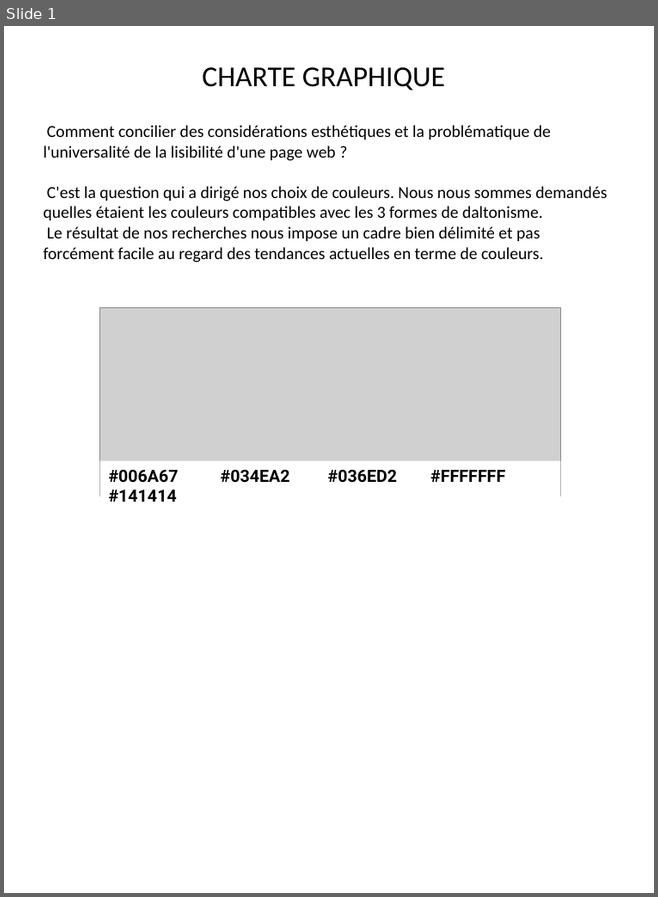
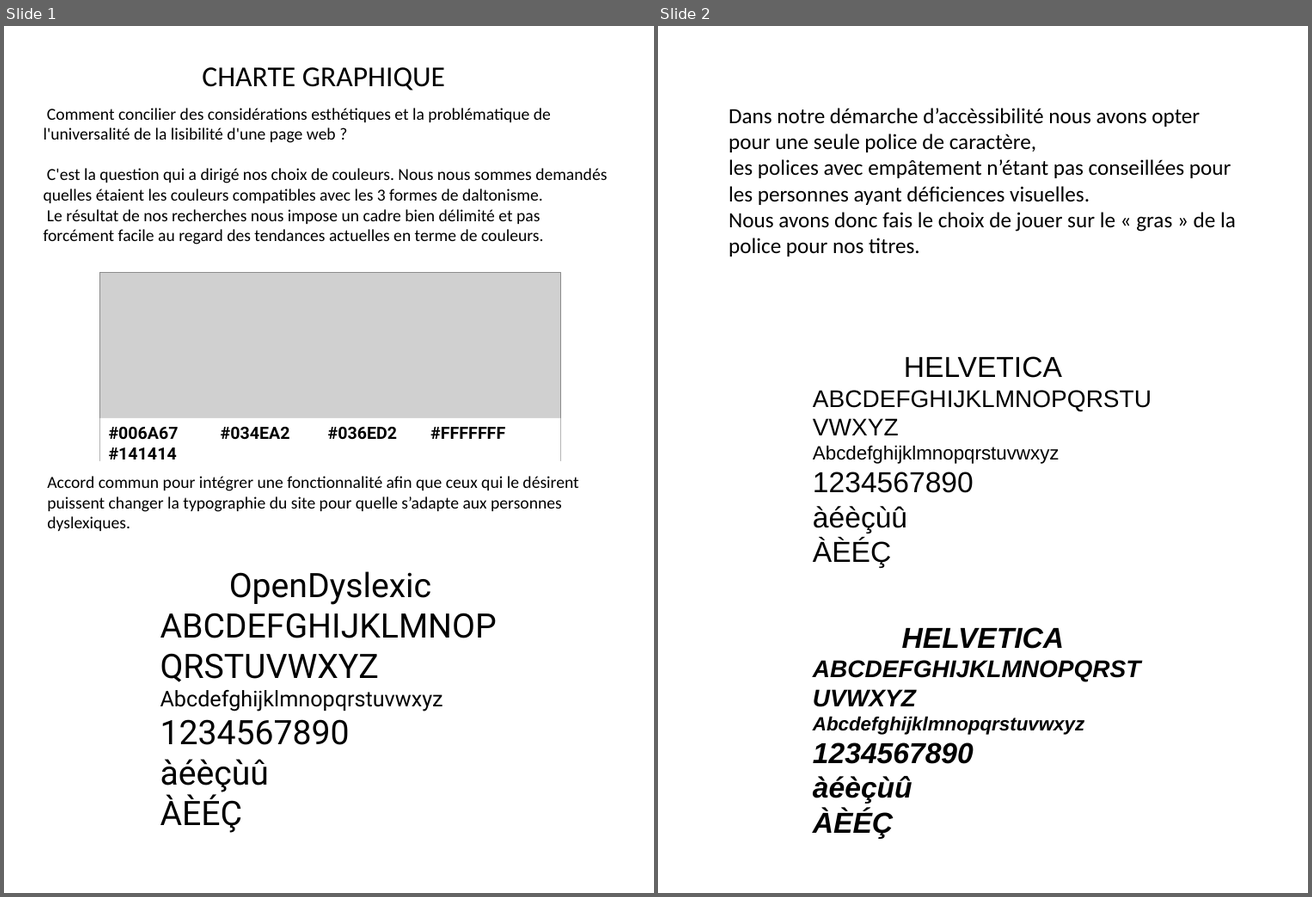
Before and after one commit to Bourg-en-Stress/accessibility, a slide deck: design/grafic-charter/grafic-charter.pptx. Shown side by side, each under a label of ours: slide 1 before the commit, slides 1 and 2 after it. The pictures are 658x897 and 1312x897 pixels, drawn with LibreOffice and Linux fonts; fonts in the diff are those of the drawing; grey boxes stand for pictures. Boxes give left, top, right and bottom in pixels: in the first picture for what was removed or moved away, otherwise in the second. Text is boxed around its words. In the diff, an @@ line names an element or a change of style, - is before the commit and + after.

```diff
--- a/design/grafic-charter/grafic-charter.pptx
+++ b/design/grafic-charter/grafic-charter.pptx
@@ slide 2 added at box(658, 26, 1308, 893), background #FFFFFF @@
@@ text added at box(729, 108, 1236, 256), 18 pt, text #000000 @@
+Dans notre démarche d’accèssibilité nous avons opter pour une seule police de caractère,
+les polices avec empâtement n’étant pas conseillées pour les personnes ayant déficiences visuelles.
+Nous avons donc fais le choix de jouer sur le « gras » de la police pour nos titres.
@@ text added at box(813, 356, 1062, 568), 24 pt, text #000000 @@
+HELVETICA
+ABCDEFGHIJKLMNOPQRSTUVWXYZ
+Abcdefghijklmnopqrstuvwxyz
+1234567890
+àéèçùû
+ÀÈÉÇ
@@ text added at box(813, 627, 1085, 839), 24 pt, text #000000, bold, italic @@
+HELVETICA
+ABCDEFGHIJKLMNOPQRSTUVWXYZ
+Abcdefghijklmnopqrstuvwxyz
+1234567890
+àéèçùû
+ÀÈÉÇ
@@ slide 1 changed as well @@
@@ text "Comment concilier des considérations esthétiques ...": place and size @@
-text "Comment concilier des considérations esthétiques ..." at box(44, 125, 607, 262)
+text "Comment concilier des considérations esthétiques ..." at box(44, 108, 607, 244)
@@ picture: place and size @@
-picture at box(100, 308, 561, 496)
+picture at box(100, 273, 561, 461)
@@ rectangle "#006A67 #034EA2 #036ED2 #FFFFFFF #141414": place and size @@
-rectangle "#006A67 #034EA2 #036ED2 #FFFFFFF #141414" at box(100, 461, 561, 510)
+rectangle "#006A67 #034EA2 #036ED2 #FFFFFFF #141414" at box(100, 418, 561, 467)
@@ text added at box(47, 476, 578, 531), 14 pt, text #000000 @@
+Accord commun pour intégrer une fonctionnalité afin que ceux qui le désirent puissent changer la typographie du site pour quelle s’adapte aux personnes dyslexiques.
@@ text added at box(161, 571, 443, 833), 28 pt, text #000000 @@
+OpenDyslexic
+ABCDEFGHIJKLMNOPQRSTUVWXYZ
+Abcdefghijklmnopqrstuvwxyz
+1234567890
+àéèçùû
+ÀÈÉÇ
```
Also in this commit, not shown: 3 other files.
